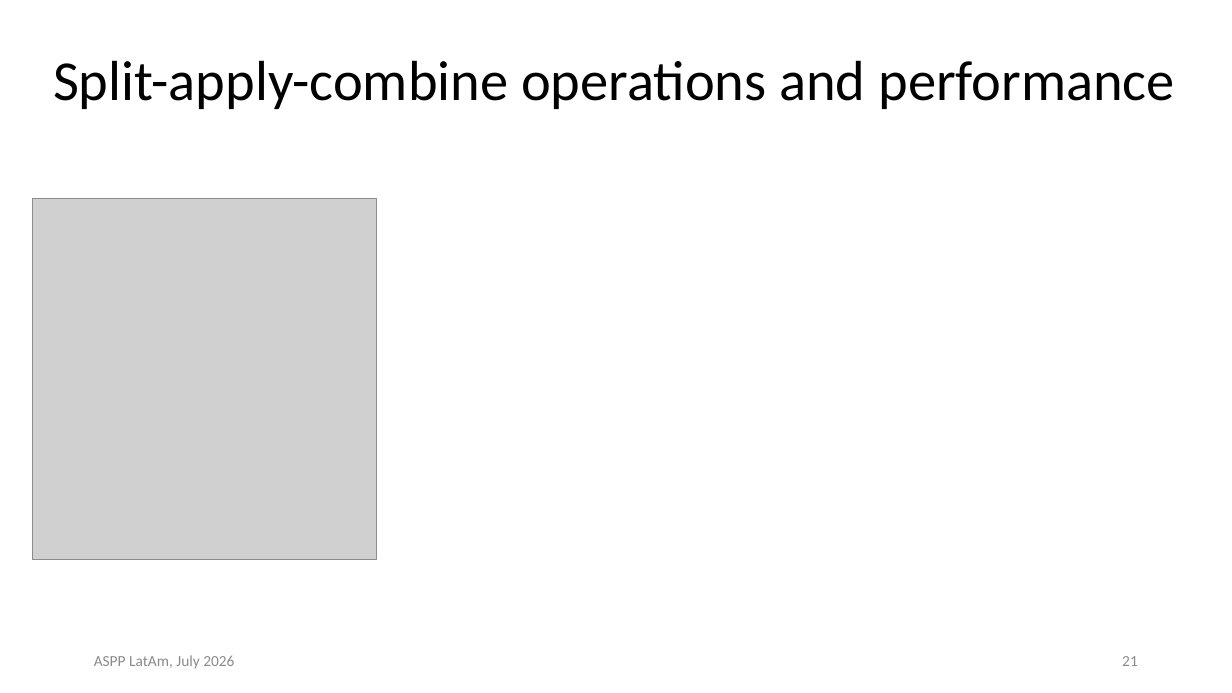
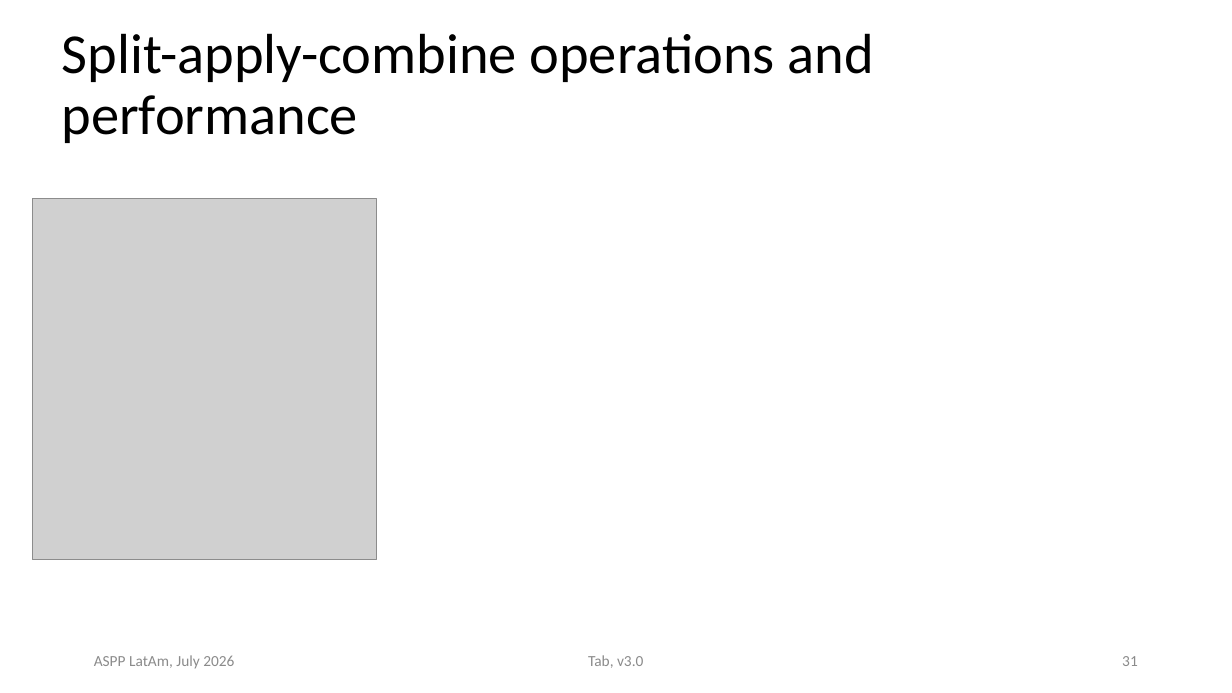
Before and after one commit to ASPP/data_class, a slide deck: slide 31 of tabular_data.pptx (slide 21 before the commit). Drawn at 1232x693 pixels with LibreOffice and Linux fonts; fonts in the diff are those of the drawing; grey boxes stand for pictures. Boxes give left, top, right and bottom in pixels: in the first picture for what was removed or moved away, otherwise in the second. Text is boxed around its words. In the diff, an @@ line names an element or a change of style, - is before the commit and + after.

```diff
--- a/tabular_data.pptx
+++ b/tabular_data.pptx
@@ title "Split-apply-combine operations and performance" rewrapped from [53,60,1174,109] to [62,33,874,143] @@
@@ text added at [588,655,643,668], 12 pt, text #8B8B8B @@
+Tab, v3.0
@@ page number at [1122,656,1138,666]: text changed @@
-21
+31
```
Also in this commit, not shown: 66 other slides changed, 17 slides added, 3 slides removed, 21 other files.
